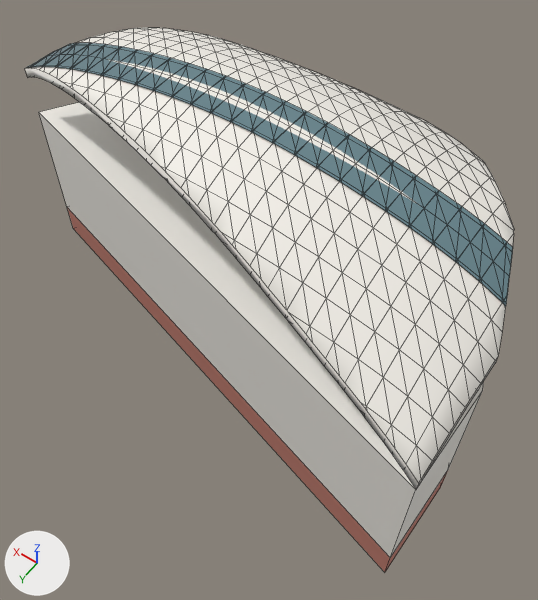
A saved change to the Blender file assets/models/jca.blend.
The view is the same before and after, from a 50 mm lens placed at (-17.4, 25.9, 42.5), pointed at (-0.6, 2.3, 5.5). The axes (+X, +Y, +Z) are drawn at lower left. The lights are the same throughout. The older version comes first. Mesh edges are drawn as thin lines.

Names of what the first picture shows: 'JCA_hall', 'JCA_plinth', 'JCA_roof', 'JCA_roof_glass'.
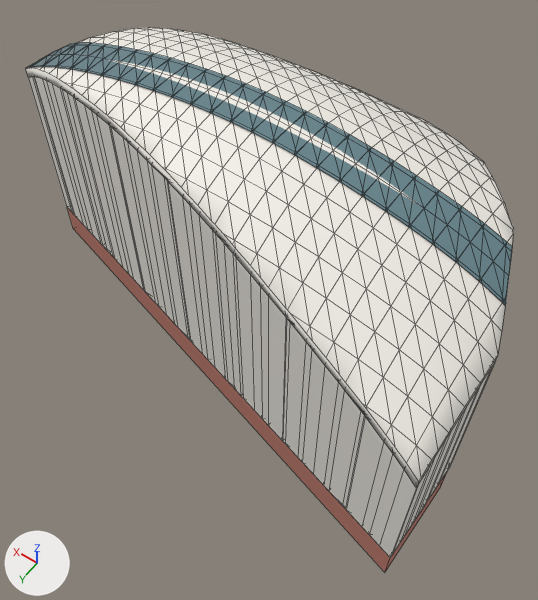
Scene script edits in JSON lines:
```json
{"block": "me_jca_hall", "where": "# used by ob_jca_hall; location = (0.0, 0.0, 0.0)"}
{"op": "remove", "block": "me_jca_hall", "code": "me_jca_hall.from_pydata(...)  # 16 vertices, 10 faces; spans x -14.9..18.4, y -9.2..10.8, z 2.4..11.2"}
{"op": "add", "block": "me_jca_hall", "code": "me_jca_hall.from_pydata(...)  # 774 vertices, 1402 faces; spans x -14.9..18.4, y -9.2..10.8, z 2.4..17.8"}
{"block": "me_jca_hall", "change": "me_jca_hall part 2: 3 vertices moved from x -9.0..14.0, y -9.2..-5.0, z 11.2 to x -9.0..14.0, y -9.2..-5.0, z 13.0..14.8; 5 vertices removed from x -14.9..18.4, y -8.4..10.8, z 11.2; 763 vertices added at x -14.9..18.4, y -9.2..10.8, z 2.4..17.8"}
{"block": "me_jca_roof", "where": "# used by ob_jca_roof; location = (0.0, 0.0, 0.0)"}
{"op": "remove", "block": "me_jca_roof", "code": "me_jca_roof.from_pydata(...)  # 776 vertices, 1128 faces; spans x -14.9..18.5, y -9.2..10.9, z 11.3..18.4"}
{"op": "add", "block": "me_jca_roof", "code": "me_jca_roof.from_pydata(...)  # 774 vertices, 1124 faces; spans x -14.9..18.4, y -9.2..10.8, z 11.4..18.4"}
{"block": "me_jca_roof", "change": "me_jca_roof part 1"}
{"block": "me_jca_roof", "change": "18 vertices are removed from x -14.9..16.6, y -1.8..10.0, z 12.9..16.6"}
{"block": "me_jca_roof", "change": "45 faces are deleted"}
{"block": "me_jca_roof", "change": "8 vertices in x -7.9..13.0, y -6.3..7.3, z 14.7..17.3 move by (-0.1, 0.0, 0.0)"}
{"block": "me_jca_roof", "change": "4 vertices in x -6.9..-4.4, y -8.2..-6.9, z 13.8..15.2 move by (0.1, 0.0, 0.0)"}
{"block": "me_jca_roof", "change": "3 vertices in x -7.9..17.8, y -6.3..2.1, z 14.3..15.3 move by (-0.1, 0.0, 0.1)"}
{"block": "me_jca_roof", "change": "9 vertices move from x -13.9..-5.1, y -7.8..9.9, z 13.0..15.7 to x -13.9..-5.2, y -7.7..9.9, z 13.0..15.7"}
{"block": "me_jca_roof", "change": "16 vertices are added at x -14.9..16.6, y -2.0..9.9, z 13.0..16.7"}
{"block": "me_jca_roof", "change": "41 new faces join them"}
```

Where the change shows, as pixel boxes [x1, y1, x2, y2] in the pictures (538 x 600 px; the box of a moved part takes in the faces that stretch with it):
```json
{"object": "JCA_roof", "change": "reshaped", "before": [25, 28, 514, 489], "after": [26, 28, 514, 488]}
{"object": "JCA_hall", "change": "reshaped", "before": [39, 102, 484, 558], "after": [28, 77, 493, 558]}
{"part": 1, "of": "me_jca_roof", "change": "moved or reshaped", "before": [25, 34, 514, 489], "after": [26, 34, 514, 488]}
```
